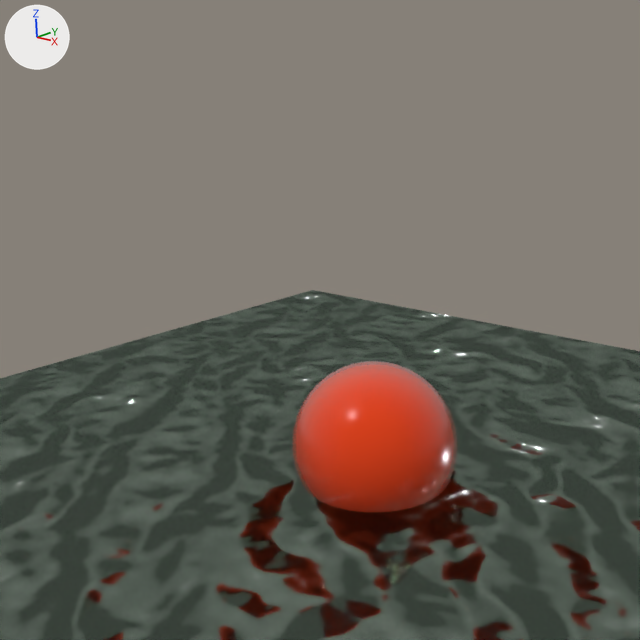
What one commit did to the Blender file blender_blends/water.blend.
Before and after are seen from the file's camera 'Camera.002'. The lights are fixed; the arrows at upper left show +X, +Y and +Z.

The first picture shows 'Pond', 'Sphere'.
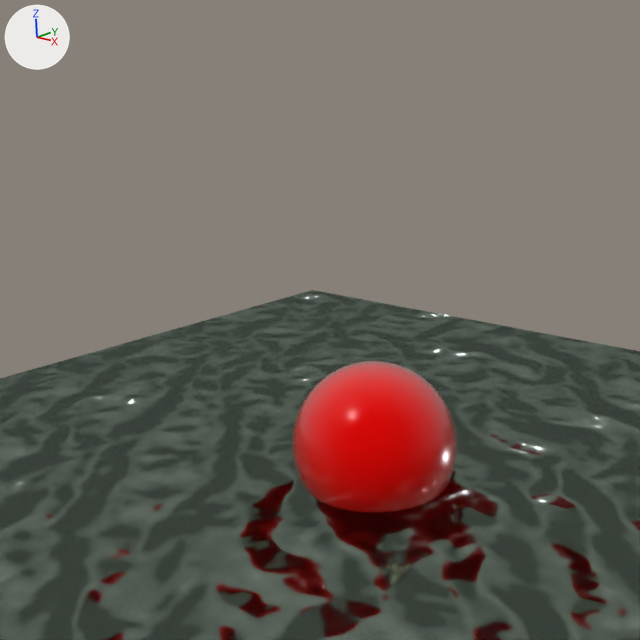
What changed in the scene script:
```text
Change mat_material_004:
    where n3 = _N.new('ShaderNodeBsdfDiffuse'); n3.name = 'Diffuse BSDF'
    n3.inputs[0].default_value: (0.774, 0.0594, 0.0145, 1.0) -> (0.774, 0.00321, 0.00244, 1.0)  # 'Color', red #e44520 -> 'Color', red #e40b08
```

Where the change shows, as pixel boxes (x1, y1, x2, y2) in the pictures (640 x 640 px):
'Sphere', recoloured: (294, 364, 450, 513) in both
